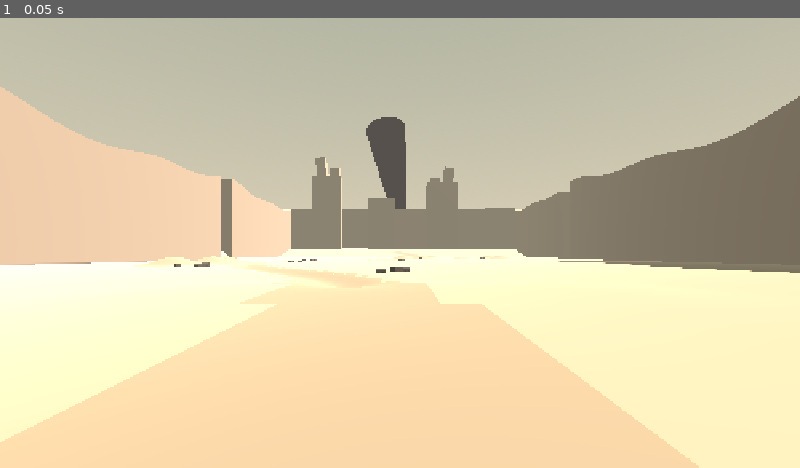
Above: before the commit, frame 1.
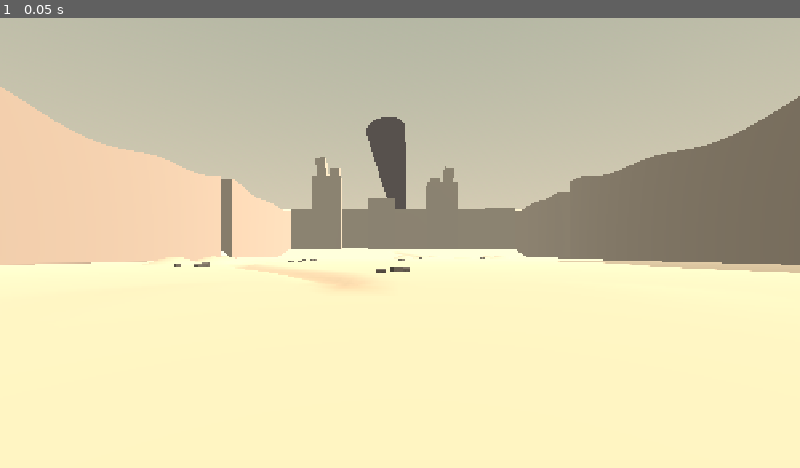
Above: after the commit, the same moment.

Repository: Oaken78/walkers-game
Game: Godot game, scene res://scenes/world/valley_preview.tscn
Same seed, same stepped clock (60 frames per second), same inputs: the game is played once before the commit and once after it. This scene is started directly instead of the project's main scene.
Inputs:
- Up to frame 1 (0.05 s): no input

The runs differ from the first frame. In frame 1, 16% of the frame differs, in the area x 0-100%, y 53-100%.

Commit message:
art(walkers): T05 polish - one wash origin, brighter ledge, Lambert ground, head wall wobble, vertex-colour streak
Wash arc length starts at (2, 8) everywhere (lead-in removed); streak starts at the pad front edge z=12 and tapers 4 -> 10 m over 30 m; round-trip test added. Sun shadow_opacity 0.7, energy 1.0; ground materials Lambert; head wall top wobble (0-9 m, cliff rules green); single ground surface with vertex-colour streak.

verify -Tier 3: PASS (TEST tests=33 failures=0; SMOKE valley_overview PASS errors=0; SHOTS valley_overview 5x NEW).

Co-Authored-By: Claude Sonnet 5.5 <noreply@anthropic.com>
Claude-Session: https://claude.ai/code/session_011mKv51neumyCRJUk7i2FDP

Diff:
--- a/assets/world/ground.tres
+++ b/assets/world/ground.tres
@@ -2,6 +2,9 @@
 
 [resource]
 resource_name = "world_ground"
-albedo_color = Color(0.79216, 0.69804, 0.58039, 1)
+diffuse_mode = 1
+vertex_color_use_as_albedo = true
+vertex_color_is_srgb = true
+albedo_color = Color(1, 1, 1, 1)
 roughness = 1.0
 metallic_specular = 0.0
--- a/assets/world/ground_streak.tres
+++ b/assets/world/ground_streak.tres
@@ -2,6 +2,7 @@
 
 [resource]
 resource_name = "world_ground_streak"
+diffuse_mode = 1
 albedo_color = Color(0.72549, 0.62353, 0.50980, 1)
 roughness = 1.0
 metallic_specular = 0.0
--- a/scenes/world/valley.tscn
+++ b/scenes/world/valley.tscn
@@ -46,8 +46,9 @@
 [node name="Sun" type="DirectionalLight3D" parent="."]
 rotation_degrees = Vector3(-45, 270, 0)
 light_color = Color(1, 0.98, 0.95, 1)
-light_energy = 0.95
+light_energy = 1.0
 shadow_enabled = true
+shadow_opacity = 0.7
 directional_shadow_max_distance = 150.0
 
 [node name="WorkshopSite" type="Marker3D" parent="."]
--- a/scripts/world/terrain_builder.gd
+++ b/scripts/world/terrain_builder.gd
@@ -23,10 +23,21 @@
 ## Floor height per vertex (index iz * (nx + 1) + ix), valid for floor kinds.
 var heights: PackedFloat32Array = PackedFloat32Array()
 var carve: PackedFloat32Array = PackedFloat32Array()
-var streak: PackedByteArray = PackedByteArray()
+## Streak weight per vertex (0 = ground colour, 1 = streak colour): wash channel and bump skirts.
+var streak: PackedFloat32Array = PackedFloat32Array()
+
+## Ground colours (GDD 10 palette, sRGB) blended per vertex on the single ground surface.
+var color_ground: Color = Color("#CAB294")
+var color_streak: Color = Color("#B99F82")
+## The visible streak starts at the workshop pad's front edge (z), not behind the workshop.
+var streak_start_z: float = 12.0
+## Wash half-width at its start and after taper_length metres of path (width 4 m -> 10 m).
+var wash_half_width_start: float = 2.0
+var wash_taper_length: float = 30.0
 
 var _verts: Array = []
 var _norms: Array = []
+var _cols: Array = []
 var _faces: PackedVector3Array = PackedVector3Array()
 
 
@@ -34,6 +45,7 @@
 	for i in range(Surf.size()):
 		_verts.append(PackedVector3Array())
 		_norms.append(PackedVector3Array())
+		_cols.append(PackedColorArray())
 	_classify()
 	_compute_heights()
 	_emit_floor_cells()
@@ -52,6 +64,9 @@
 		arrays.resize(Mesh.ARRAY_MAX)
 		arrays[Mesh.ARRAY_VERTEX] = v
 		arrays[Mesh.ARRAY_NORMAL] = _norms[i]
+		var cols: PackedColorArray = _cols[i]
+		if cols.size() == v.size():
+			arrays[Mesh.ARRAY_COLOR] = cols
 		mesh.add_surface_from_arrays(Mesh.PRIMITIVE_TRIANGLES, arrays)
 		mesh.surface_set_material(mesh.get_surface_count() - 1, materials[i] as Material)
 	return mesh
@@ -149,7 +164,7 @@
 	carve.resize(stride * (nz + 1))
 	carve.fill(0.0)
 	streak.resize(stride * (nz + 1))
-	streak.fill(0)
+	streak.fill(0.0)
 	for iz in range(nz + 1):
 		var z: float = z0 + float(iz) * ValleyLayout.CELL
 		var base: float = ValleyLayout.tilt(z) + ValleyLayout.dune(z)
@@ -182,19 +197,24 @@
 			var dz: float = z0 + float(iz) * ValleyLayout.CELL - cz
 			var r: float = sqrt(dx * dx + dz * dz)
 			if r < radius:
-				heights[iz * stride + ix] += amp * 0.5 * (1.0 + cos(PI * r / radius))
-				streak[iz * stride + ix] = 1
+				var t: float = 0.5 * (1.0 + cos(PI * r / radius))
+				heights[iz * stride + ix] += amp * t
+				streak[iz * stride + ix] = maxf(streak[iz * stride + ix], 0.8 * t)
 
 
 func _carve_wash() -> void:
 	var stride: int = nx + 1
 	var pts: PackedVector2Array = ValleyLayout.wash_points()
 	var arcs: PackedFloat32Array = ValleyLayout.wash_arcs()
-	var hw: float = ValleyLayout.WASH_HALF_WIDTH
+	var hw_full: float = ValleyLayout.WASH_HALF_WIDTH
 	for i in range(1, pts.size()):
 		var a: Vector2 = pts[i - 1]
 		var b: Vector2 = pts[i]
 		var fade: float = smoothstep(0.0, 8.0, arcs[i])
+		# The channel widens from the bench: half-width (and depth, so the bank slope stays put) taper in.
+		var grow: float = clampf(arcs[i] / wash_taper_length, 0.0, 1.0)
+		var hw: float = lerpf(wash_half_width_start, hw_full, grow)
+		var depth_scale: float = hw / hw_full
 		var mid: Vector2 = (a + b) * 0.5
 		var rx: Vector2i = _vertex_range(mid.x, hw + 3.0, x0, nx)
 		var rz: Vector2i = _vertex_range(mid.y, hw + 3.0, z0, nz)
@@ -204,11 +224,12 @@
 				var c: Vector2 = Geometry2D.get_closest_point_to_segment(p, a, b)
 				var r: float = p.distance_to(c)
 				if r < hw:
-					var d: float = ValleyLayout.WASH_DEPTH * 0.5 * (1.0 + cos(PI * r / hw)) * fade
+					var profile: float = 0.5 * (1.0 + cos(PI * r / hw))
+					var d: float = ValleyLayout.WASH_DEPTH * depth_scale * profile * fade
 					var vi: int = iz * stride + ix
 					carve[vi] = maxf(carve[vi], d)
-					if r < hw * 0.9 and d > 0.05:
-						streak[vi] = 1
+					var w: float = profile * smoothstep(streak_start_z - 1.0, streak_start_z + 1.0, p.y)
+					streak[vi] = maxf(streak[vi], w)
 
 
 func _apply_pad(pad: Dictionary) -> void:
@@ -235,7 +256,7 @@
 	if kind == KIND_FLOOR:
 		return heights[v]
 	if kind == KIND_ROCK:
-		return ValleyLayout.plateau_y(z)
+		return ValleyLayout.plateau_y(z, x)
 	if kind == KIND_LEDGE:
 		return ValleyLayout.ledge_floor_y()
 	if kind == KIND_TALUS:
@@ -292,25 +313,38 @@
 			var nb: Vector3 = Vector3.UP
 			var nc: Vector3 = Vector3.UP
 			var nd: Vector3 = Vector3.UP
-			var surf: int = Surf.GROUND
+			var cla: Color = color_ground
+			var clb: Color = color_ground
+			var clc: Color = color_ground
+			var cld: Color = color_ground
 			if k == KIND_FLOOR:
 				na = _grid_normal(ix, iz)
 				nb = _grid_normal(ix + 1, iz)
 				nc = _grid_normal(ix + 1, iz + 1)
 				nd = _grid_normal(ix, iz + 1)
-				if streak[v] + streak[v + 1] + streak[v + stride] + streak[v + stride + 1] >= 2:
-					surf = Surf.STREAK
+				cla = color_ground.lerp(color_streak, streak[v])
+				clb = color_ground.lerp(color_streak, streak[v + 1])
+				clc = color_ground.lerp(color_streak, streak[v + stride + 1])
+				cld = color_ground.lerp(color_streak, streak[v + stride])
 			var pa := Vector3(xa, ha, za)
 			var pb := Vector3(xb, hb, za)
 			var pc := Vector3(xb, hc, zb)
 			var pd := Vector3(xa, hd, zb)
-			_add_tri(surf, pa, pb, pc, na, nb, nc)
-			_add_tri(surf, pa, pc, pd, na, nc, nd)
-
-
-func _add_tri(surf: int, a: Vector3, b: Vector3, c: Vector3, na: Vector3, nb: Vector3, nc: Vector3) -> void:
+			_add_tri(Surf.GROUND, pa, pb, pc, na, nb, nc, cla, clb, clc)
+			_add_tri(Surf.GROUND, pa, pc, pd, na, nc, nd, cla, clc, cld)
+
+
+func _add_tri(
+	surf: int, a: Vector3, b: Vector3, c: Vector3, na: Vector3, nb: Vector3, nc: Vector3,
+	ca: Color = Color.TRANSPARENT, cb: Color = Color.TRANSPARENT, cc: Color = Color.TRANSPARENT
+) -> void:
 	var vs: PackedVector3Array = _verts[surf]
 	var ns: PackedVector3Array = _norms[surf]
+	if surf == Surf.GROUND:
+		var cs: PackedColorArray = _cols[surf]
+		cs.push_back(color_ground if ca.a == 0.0 else ca)
+		cs.push_back(color_ground if cb.a == 0.0 else cb)
+		cs.push_back(color_ground if cc.a == 0.0 else cc)
 	vs.push_back(a)
 	vs.push_back(b)
 	vs.push_back(c)
@@ -348,6 +382,19 @@
 			var jx: int = ix
 			while jx < nx and kinds[iz * nx + jx] == k:
 				jx += 1
+			if k == KIND_ROCK and za < ValleyLayout.HEAD_WOBBLE_END_Z:
+				# Head-wall zone: the top varies with x, so emit one quad per cell (corner heights differ).
+				for cx in range(ix, jx):
+					var qa: float = x0 + float(cx) * cell
+					var qb: float = qa + cell
+					var p0 := Vector3(qa, _corner_h(k, qa, za, 0), za)
+					var p1 := Vector3(qb, _corner_h(k, qb, za, 0), za)
+					var p2 := Vector3(qb, _corner_h(k, qb, zb, 0), zb)
+					var p3 := Vector3(qa, _corner_h(k, qa, zb, 0), zb)
+					_add_tri(Surf.PLATEAU, p0, p1, p2, Vector3.UP, Vector3.UP, Vector3.UP)
+					_add_tri(Surf.PLATEAU, p0, p2, p3, Vector3.UP, Vector3.UP, Vector3.UP)
+				ix = jx
+				continue
 			var xa: float = x0 + float(ix) * cell
 			var xb: float = x0 + float(jx) * cell
 			var ha: float = _corner_h(k, xa, za, 0)
--- a/scripts/world/valley_layout.gd
+++ b/scripts/world/valley_layout.gd
@@ -22,6 +22,8 @@
 const DUNE_START_Z: float = 236.0
 
 const HEAD_WALL_Z: float = -30.0
+const HEAD_WOBBLE_FULL_Z: float = -30.0
+const HEAD_WOBBLE_END_Z: float = -10.0
 const WALL_LEFT_X: float = -100.0
 const WALL_RIGHT_X: float = 96.0
 
@@ -71,11 +73,8 @@
 ]
 
 ## Dry wash centreline waypoints (x, z). Smoothed with Catmull-Rom into a dense polyline.
-## The first waypoint is the lead-in behind the workshop camera (within 10 m of the site, on the flat pad);
-## site and boulder arc lengths are measured from the second waypoint (WASH_S_ORIGIN_INDEX).
-const WASH_S_ORIGIN_INDEX: int = 1
+## Arc length s is measured from the first waypoint everywhere (curve, sites, boulders, nearest-point).
 const WASH_WAYPOINTS: Array = [
-	[0.0, -8.0],
 	[2.0, 8.0],
 	[10.0, 34.0],
 	[30.0, 60.0],
@@ -121,7 +120,6 @@
 
 static var _wash_pts: PackedVector2Array = PackedVector2Array()
 static var _wash_arc: PackedFloat32Array = PackedFloat32Array()
-static var _wash_origin: float = 0.0
 
 
 ## Floor line height at z (the 2 deg fall; the workshop pad is at y = 0).
@@ -130,8 +128,17 @@
 
 
 ## Top of the cliff plateau at z (always >= 38 m above the floor line).
-static func plateau_y(z: float) -> float:
-	return tilt(z) + PLATEAU_BASE + 2.5 * sin(0.045 * z) + 1.5 * sin(0.11 * z + 1.0)
+static func plateau_y(z: float, x: float = 0.0) -> float:
+	return tilt(z) + PLATEAU_BASE + 2.5 * sin(0.045 * z) + 1.5 * sin(0.11 * z + 1.0) + head_wobble(x, z)
+
+
+## Extra rise (0..9 m, never negative so the cliff rule only gets safer) along the head wall's top, so it
+## does not read as a dead-flat dam. Full for z <= HEAD_WOBBLE_FULL_Z, gone by HEAD_WOBBLE_END_Z.
+static func head_wobble(x: float, z: float) -> float:
+	var w: float = 1.0 - smoothstep(HEAD_WOBBLE_FULL_Z, HEAD_WOBBLE_END_Z, z)
+	if w <= 0.0:
+		return 0.0
+	return w * (3.0 * (1.0 + sin(0.06 * x + 0.5)) + 1.5 * (1.0 + sin(0.17 * x + 2.0)))
 
 
 ## Dune bank rise at z (0 before DUNE_START_Z, DUNE_HEIGHT at the ruins).
@@ -257,10 +264,7 @@
 	var w: Array = WASH_WAYPOINTS
 	var n: int = w.size()
 	var pts := PackedVector2Array()
-	var origin_idx: int = 0
 	for i in range(n - 1):
-		if i == WASH_S_ORIGIN_INDEX:
-			origin_idx = pts.size()
 		var p0: Vector2 = _wp(maxi(i - 1, 0))
 		var p1: Vector2 = _wp(i)
 		var p2: Vector2 = _wp(i + 1)
@@ -278,7 +282,6 @@
 		arcs.append(s)
 	_wash_pts = pts
 	_wash_arc = arcs
-	_wash_origin = arcs[origin_idx]
 
 
 static func _wp(i: int) -> Vector2:
@@ -299,7 +302,7 @@
 static func wash_at(s: float) -> Vector2:
 	var pts: PackedVector2Array = wash_points()
 	var arcs: PackedFloat32Array = wash_arcs()
-	s = clampf(s + _wash_origin, 0.0, arcs[arcs.size() - 1])
+	s = clampf(s, 0.0, arcs[arcs.size() - 1])
 	for i in range(1, pts.size()):
 		if arcs[i] >= s:
 			var span: float = arcs[i] - arcs[i - 1]
--- a/test/integration/test_valley_geometry.gd
+++ b/test/integration/test_valley_geometry.gd
@@ -263,6 +263,20 @@
 	assert_between(wall_z, 20.0, 40.0, "workshop to head wall distance")
 	var site: Marker3D = _valley.get_node("%WorkshopSite") as Marker3D
 	assert_almost_eq(site.global_position, Vector3.ZERO, Vector3(0.05, 0.05, 0.05))
+
+
+func test_wash_arc_length_is_the_same_in_layout_and_in_the_path_curve() -> void:
+	var path: Path3D = _valley.get_node("%WashPath") as Path3D
+	assert_almost_eq(path.curve.get_closest_offset(Vector3(2.0, 0.0, 8.0)), 0.0, 1.0, "curve starts at (2, 8)")
+	for s: float in [10.0, 60.0, 120.0, 200.0, 280.0]:
+		var p: Vector2 = ValleyLayout.wash_at(s)
+		assert_almost_eq(float(ValleyLayout.wash_nearest(p)["s"]), s, 0.5, "layout round trip at s=%.0f" % s)
+		var on_curve := Vector3(p.x, terrain_height(p), p.y)
+		assert_almost_eq(path.curve.get_closest_offset(on_curve), s, 1.5, "curve offset at s=%.0f" % s)
+
+
+func terrain_height(p: Vector2) -> float:
+	return _terrain_y(p.x, p.y)
 
 
 func test_workshop_site_faces_down_valley() -> void:
